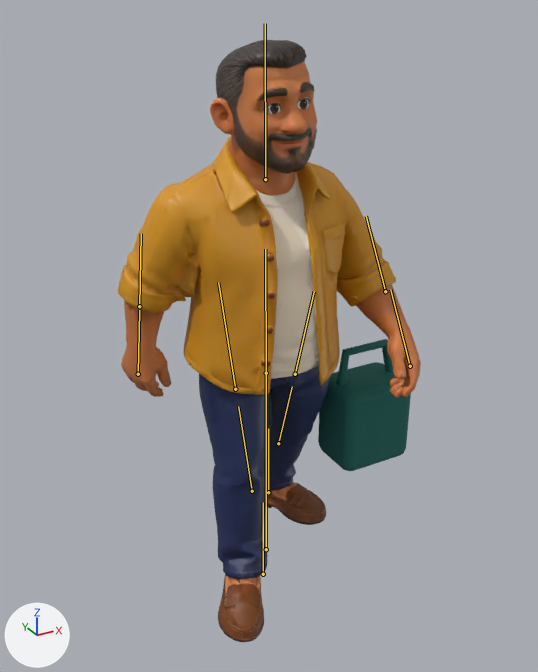
The FBX model unity/CheckoutSimulator/Assets/Art/Characters/Meshy/Customer_09.fbx: old version first, new version second.
The view is the same before and after, from a 50 mm camera at (-1.42, -2.61, 2.46) aimed at (0.0, -0.02, 1.17). Arrows for +X, +Y and +Z are at lower left; the lights stay in place. The first picture is the older version. Both versions are drawn at frame 7 of the action 'Customer_04_Rig|Customer_04_Rig|Walking'; the numbers are the values there. The bones that change, and the others that lie on the model, are drawn over the model as lines.

Names of what the first picture shows: 'Customer_09_Body', 'Customer_09_Prop'.
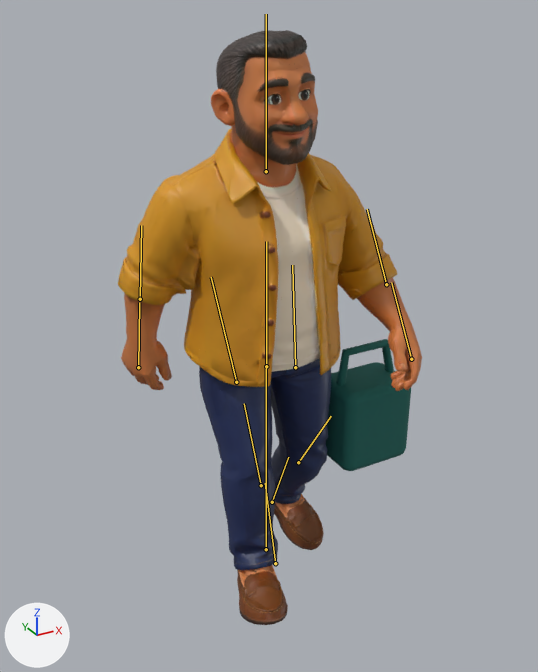
What differs and where, as boxes [x1, y1, x2, y2] in the pictures (538 x 672 px):
```json
{"object": "Customer_09_Body", "change": "posed", "before": [118, 40, 421, 642], "after": [118, 30, 422, 625]}
{"bone": "Torso", "before": "(266, 373) to (265, 249)", "after": "(266, 366) to (266, 241)"}
{"bone": "Thigh_L", "before": "(235, 389) to (218, 282)", "after": "(236, 382) to (211, 277)"}
{"bone": "Shin_L", "before": "(252, 491) to (238, 406)", "after": "(261, 485) to (244, 403)"}
{"bone": "Foot_L", "before": "(263, 574) to (263, 502)", "after": "(275, 563) to (265, 483)"}
{"bone": "Thigh_R", "before": "(295, 374) to (314, 291)", "after": "(295, 367) to (292, 265)"}
{"bone": "Shin_R", "before": "(278, 443) to (292, 386)", "after": "(298, 462) to (331, 416)"}
{"bone": "Foot_R", "before": "(268, 492) to (268, 428)", "after": "(272, 502) to (288, 457)"}
```

The change, as JSON lines over the scene's bpy script:
```json
{"block": "bone_torso", "where": "bone_torso = bpy.data.objects['Customer_04_Rig'].pose.bones['Torso']"}
{"op": "set", "path": "bone_torso.location", "old": "(0.0, -0.042, 0.0)", "new": "(0.003, -0.01, 0.0)"}
{"block": "bone_thigh_l", "where": "bone_thigh_l = bpy.data.objects['Customer_04_Rig'].pose.bones['Thigh_L']  # child of 'Torso'"}
{"op": "set", "path": "bone_thigh_l.rotation_quaternion", "old": "(0.988, -0.156, 0.0, 0.0)", "new": "(0.979, -0.204, 0.018, 0.019)", "note": "degrees (-18, 0, 0) -> degrees (-24, 2, 2)"}
{"block": "bone_shin_l", "where": "bone_shin_l = bpy.data.objects['Customer_04_Rig'].pose.bones['Shin_L']  # child of 'Thigh_L'"}
{"op": "set", "path": "bone_shin_l.rotation_quaternion", "old": "(1.0, 0.0, 0.0, 0.0)", "new": "(0.995, 0.094, -0.001, 0.026)", "note": "degrees (0, 0, 0) -> degrees (11, 0, 3)"}
{"block": "bone_foot_l", "where": "bone_foot_l = bpy.data.objects['Customer_04_Rig'].pose.bones['Foot_L']  # child of 'Shin_L'"}
{"op": "set", "path": "bone_foot_l.rotation_quaternion", "old": "(0.988, 0.156, 0.0, 0.0)", "new": "(0.996, -0.007, 0.079, -0.046)", "note": "degrees (18, 0, 0) -> degrees (-1, 9, -5)"}
{"block": "bone_thigh_r", "where": "bone_thigh_r = bpy.data.objects['Customer_04_Rig'].pose.bones['Thigh_R']  # child of 'Torso'"}
{"op": "set", "path": "bone_thigh_r.rotation_quaternion", "old": "(0.988, 0.156, 0.0, 0.0)", "new": "(0.997, -0.071, -0.038, -0.015)", "note": "degrees (18, 0, 0) -> degrees (-8, -4, -1)"}
{"block": "bone_shin_r", "where": "bone_shin_r = bpy.data.objects['Customer_04_Rig'].pose.bones['Shin_R']  # child of 'Thigh_R'"}
{"op": "set", "path": "bone_shin_r.rotation_quaternion", "old": "(1.0, 0.0, 0.0, 0.0)", "new": "(0.945, 0.321, 0.004, -0.066)", "note": "degrees (0, 0, 0) -> degrees (37, 3, -7)"}
{"block": "bone_foot_r", "where": "bone_foot_r = bpy.data.objects['Customer_04_Rig'].pose.bones['Foot_R']  # child of 'Shin_R'"}
{"op": "set", "path": "bone_foot_r.rotation_quaternion", "old": "(0.988, -0.156, 0.0, 0.0)", "new": "(0.995, -0.044, -0.068, 0.064)", "note": "degrees (-18, 0, 0) -> degrees (-6, -7, 8)"}
```
